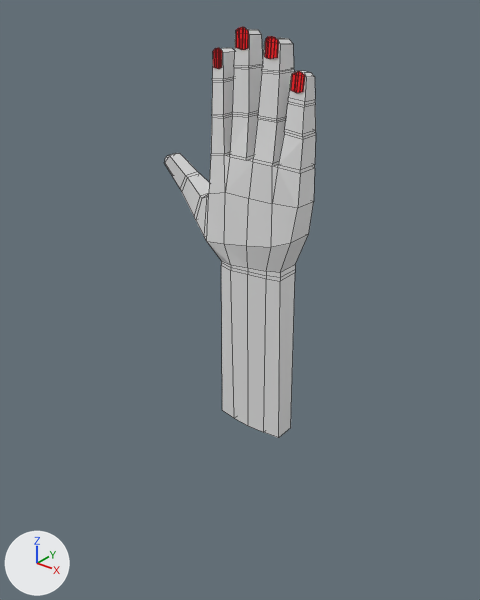
The Blender file max-is-hand/max-is-hand.blend as it was, and as the next commit left it.
The view is the same before and after, from a camera (50 mm lens) standing at (7.55, -9.73, 3.91) and looking at (-0.47, 0.29, -2.31). Arrows for +X, +Y and +Z are at lower left; the lights stay in place. Mesh edges are drawn as thin lines.

Script lines for the objects in view, before the commit:
```python
me_cube = bpy.data.meshes.new('Cube')
me_cube.from_pydata(...)  # 348 vertices, 338 faces, 4 loose edges; spans x -2.17..1.31, y -0.45..0.39, z -4.94..3.15
# faces by material slot: [248, 18, 18, 18, 18, 18]
me_cube.materials.append(mat_material)  # white #e7e7e7
me_cube.materials.append(mat_material_001)  # red #ff0012
me_cube.materials.append(mat_material_002)  # red #ff0012
me_cube.materials.append(mat_material_003)  # red #ff0012
me_cube.materials.append(mat_material_004)  # red #ff0012
me_cube.materials.append(mat_material_005)  # red #ff0012
ob_han = bpy.data.objects.new('han', me_cube)
ob_han.location = (0.0, 0.0, 0.0)
```
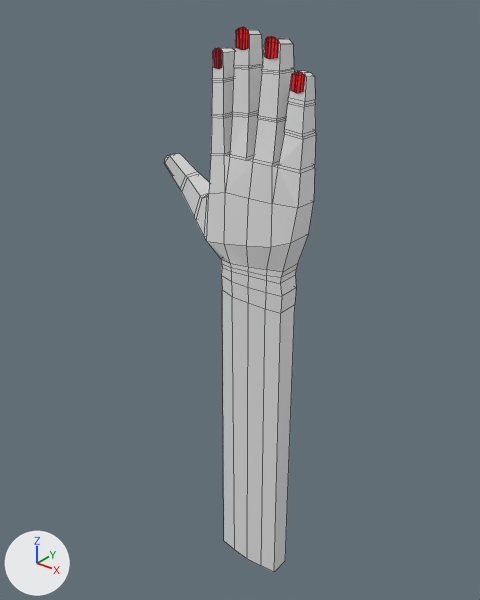
The change in detail:
me_cube is used by ob_han; location (0.0, 0.0, 0.0).
me_cube had 348 vertices, 338 faces, 4 loose edges and spanned x -2.17..1.31, y -0.45..0.39, z -4.94..3.15.
me_cube now has 368 vertices, 358 faces, 4 loose edges and spans x -2.17..1.31, y -0.45..0.39, z -8.91..3.15.
Part 1, on me_cube:
10 vertices are removed from x -0.57..0.99, y -0.3..0.32, z -4.94..-4.92.
14 faces are deleted.
4 vertices in x 0.25..0.66, y -0.36..0.39, z -1.15..-1.13 move by (0.01, 0.0, 0.03).
20 vertices move from x -0.52..0.95, y -0.37..0.39, z -1.33..-1.1 to x -0.54..1.0, y -0.37..0.39, z -1.37..-1.07.
30 vertices are added at x -0.57..0.99, y -0.37..0.39, z -8.91..-1.56.
34 new faces join them, mat_material (white #e7e7e7).

Pixel boxes (x1, y1, x2, y2) of what changed, in the pictures (480 x 600 px):
'han', reshaped (33% taller): before (165, 27, 316, 438); after (165, 27, 316, 572)
part 1 of me_cube, built on: before (207, 234, 309, 438); after (207, 234, 309, 572)
